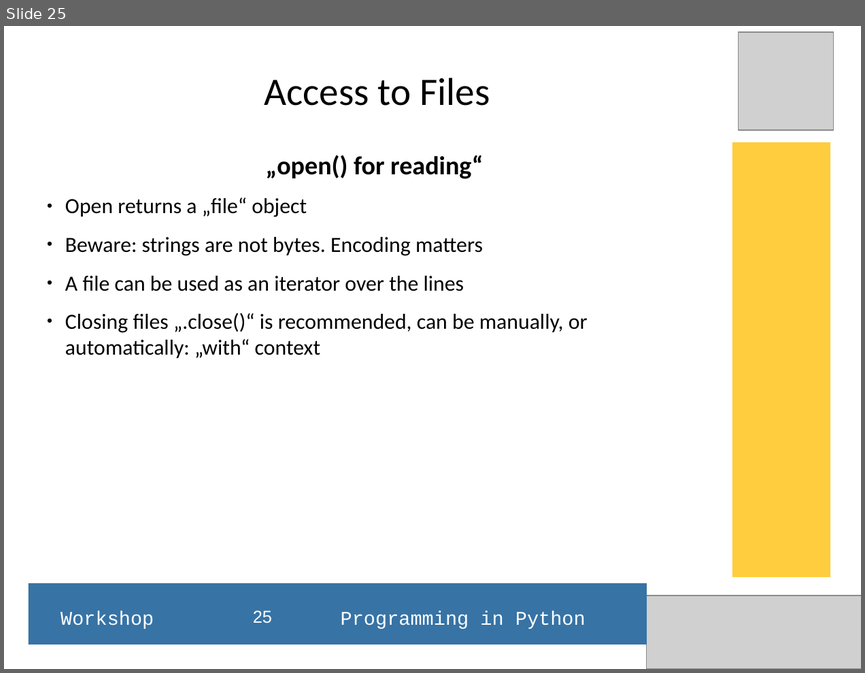
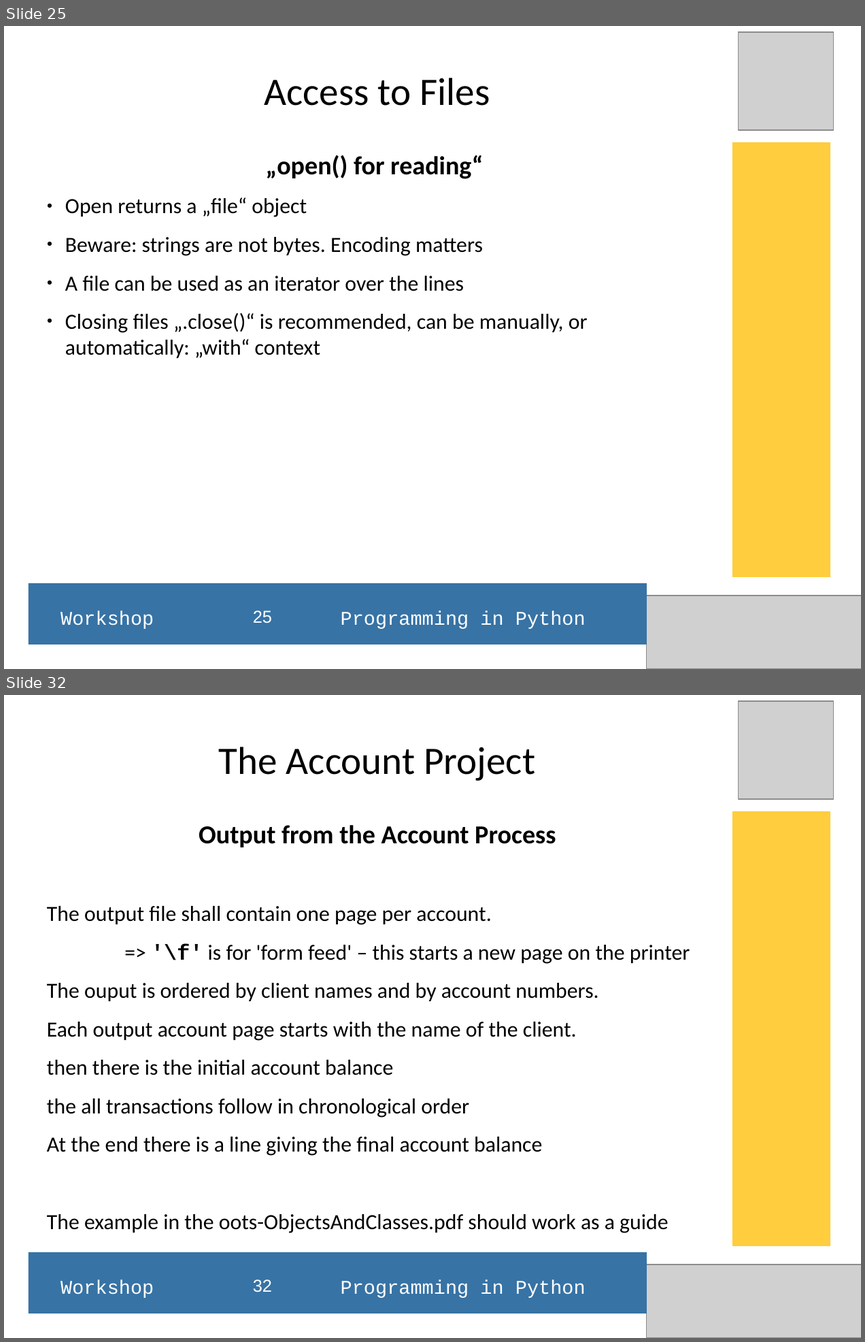
Before and after one commit to hans-boden/pyws-fablab-lisbon, a slide deck: resources/python_ws_2016Q1.odp. Shown one above the other, each under a label of ours: slide 25 before the commit, slides 25 and 32 after it; the slides between them are not shown. The pictures are 865x673 and 865x1342 pixels, drawn with LibreOffice and Linux fonts; fonts in the diff are those of the drawing; grey boxes stand for pictures. Boxes give left, top, right and bottom in pixels: in the first picture for what was removed or moved away, otherwise in the second. Text is boxed around its words. In the diff, an @@ line names an element or a change of style, - is before the commit and + after.

```diff
--- a/resources/python_ws_2016Q1.odp
+++ b/resources/python_ws_2016Q1.odp
@@ slide 32 added at box(4, 695, 861, 1338), background #FFFFFF @@
@@ picture added at box(738, 701, 834, 799) @@
@@ title added at box(219, 747, 535, 781), 36 pt, text #000000 @@
+The Account Project
@@ rectangle added at box(732, 812, 830, 1246), fill #FFCD3D @@
@@ subtitle added at box(47, 825, 690, 1233), 20 pt, text #000000 @@
+Output from the Account Process
+The output file shall contain one page per account.
+=> '\f' is for 'form feed' – this starts a new page on the printer
+The ouput is ordered by client names and by account numbers.
+Each output account page starts with the name of the client.
+then there is the initial account balance
+the all transactions follow in chronological order
+At the end there is a line giving the final account balance
+The example in the oots-ObjectsAndClasses.pdf should work as a guide
@@ rectangle added at box(28, 1253, 646, 1314), fill #3773A5 @@
@@ picture added at box(647, 1264, 861, 1337) @@
@@ text added at box(60, 1279, 585, 1297), 18 pt, text #FFFFFF @@
+Workshop Programming in Python
@@ page number added at box(253, 1279, 272, 1292), 16 pt, text #FFFFFF @@
+32
```
Also in this commit, not shown: 2 slides changed, 6 other slides added, 1 slide removed, 9 other files.
